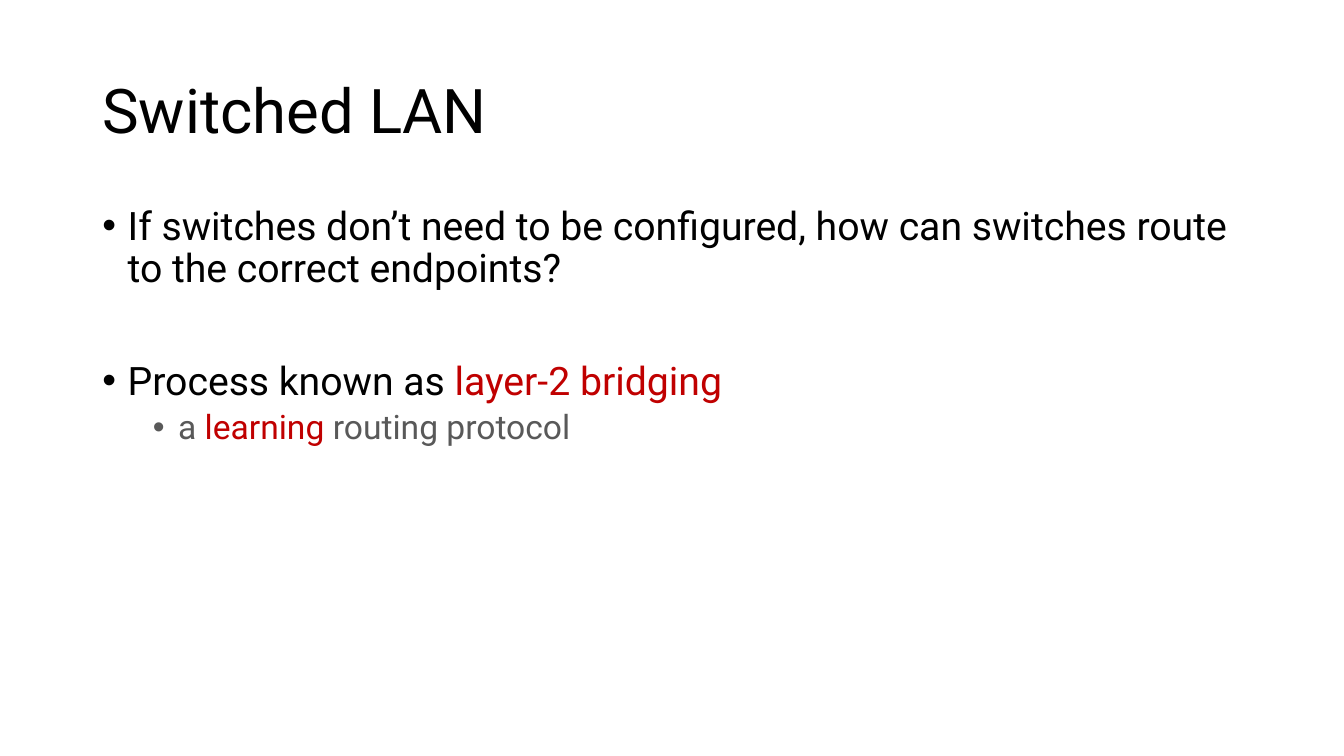
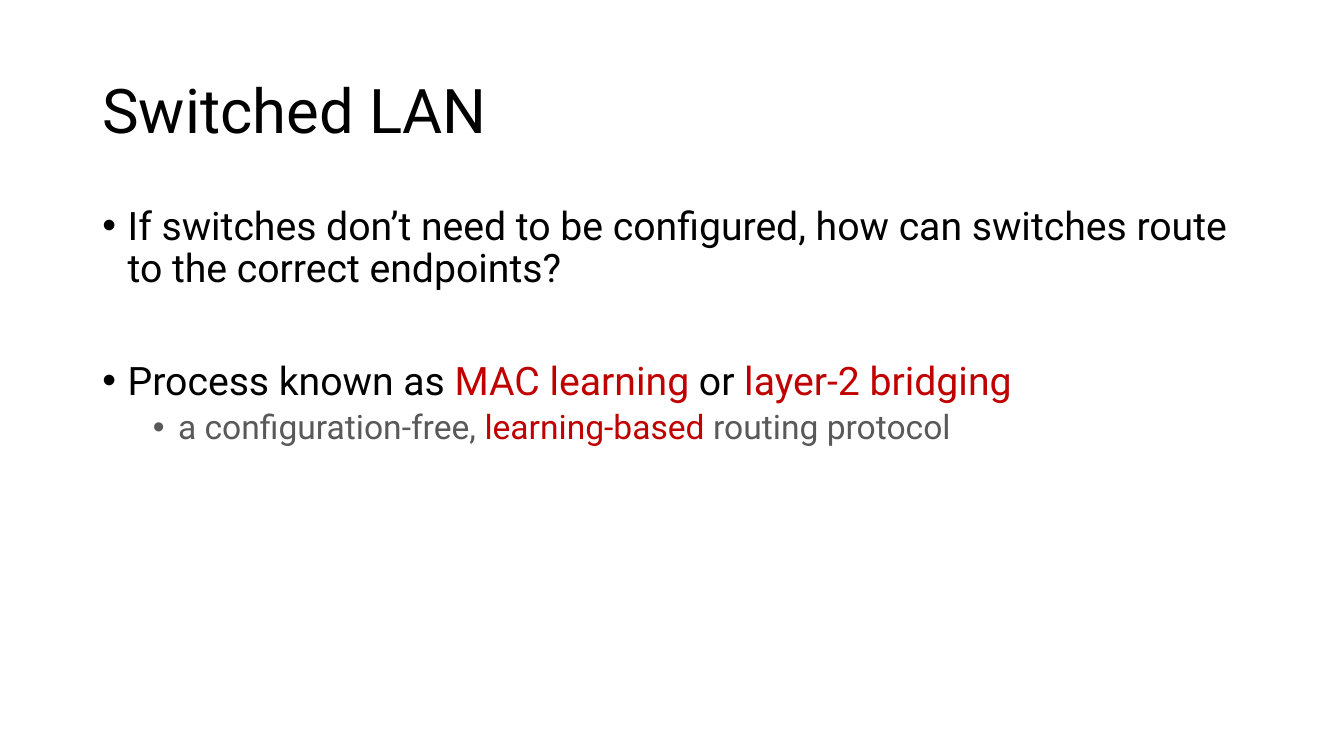
Before and after one commit to ngsrinivas/coursegen, a slide deck: slide 37 of ex/352-S21/staging/352-S21/lectures/link-addressing-error-detection-correction.pptx (slide 33 before the commit). Drawn at 1344x756 pixels with LibreOffice and Linux fonts; fonts in the diff are those of the drawing. Boxes give left, top, right and bottom in pixels: in the first picture for what was removed or moved away, otherwise in the second. Text is boxed around its words. In the diff, an @@ line names an element or a change of style, - is before the commit and + after.

Commit message:
Add final version of link layer error detection/correction lecture;

```diff
--- a/ex/352-S21/staging/352-S21/lectures/link-addressing-error-detection-correction.pptx
+++ b/ex/352-S21/staging/352-S21/lectures/link-addressing-error-detection-correction.pptx
@@ text at (128,365,1012,446): text changed; size 28 to 24 pt @@
-• Process known as layer-2 bridging
-  • a learning routing protocol
+• Process known as MAC learning or layer-2 bridging
+  • a configuration-free, learning-based routing protocol
```
Also in this commit, not shown: 10 other slides changed, 5 slides added, 1 slide removed, 3 other files.
